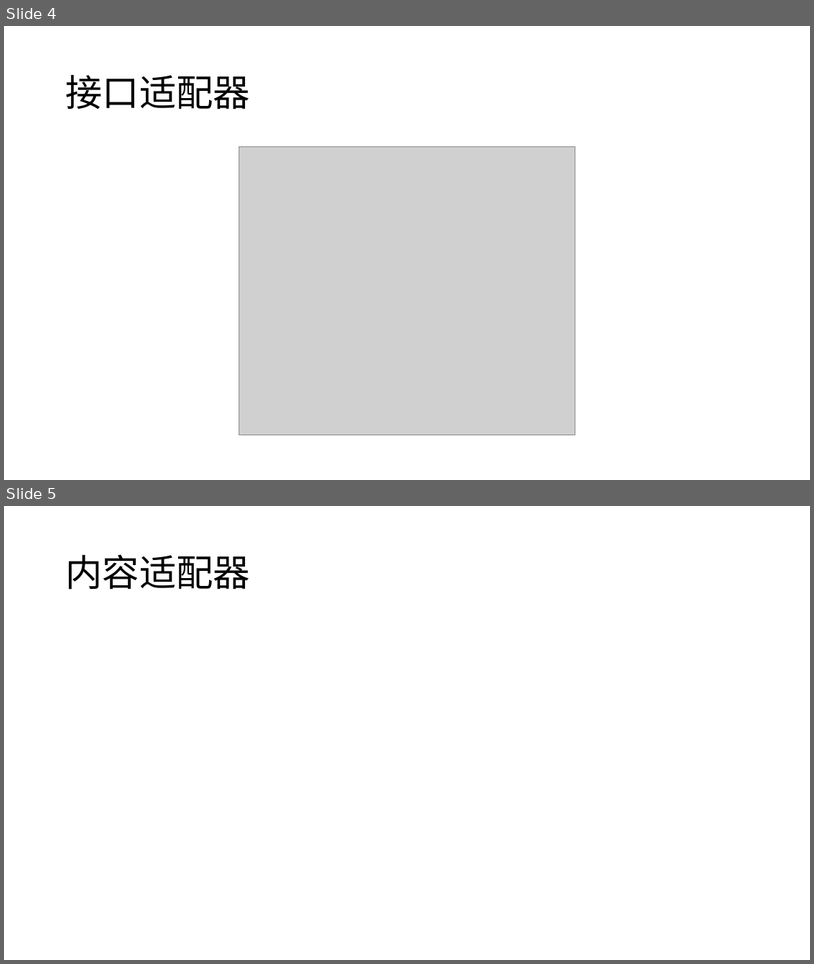
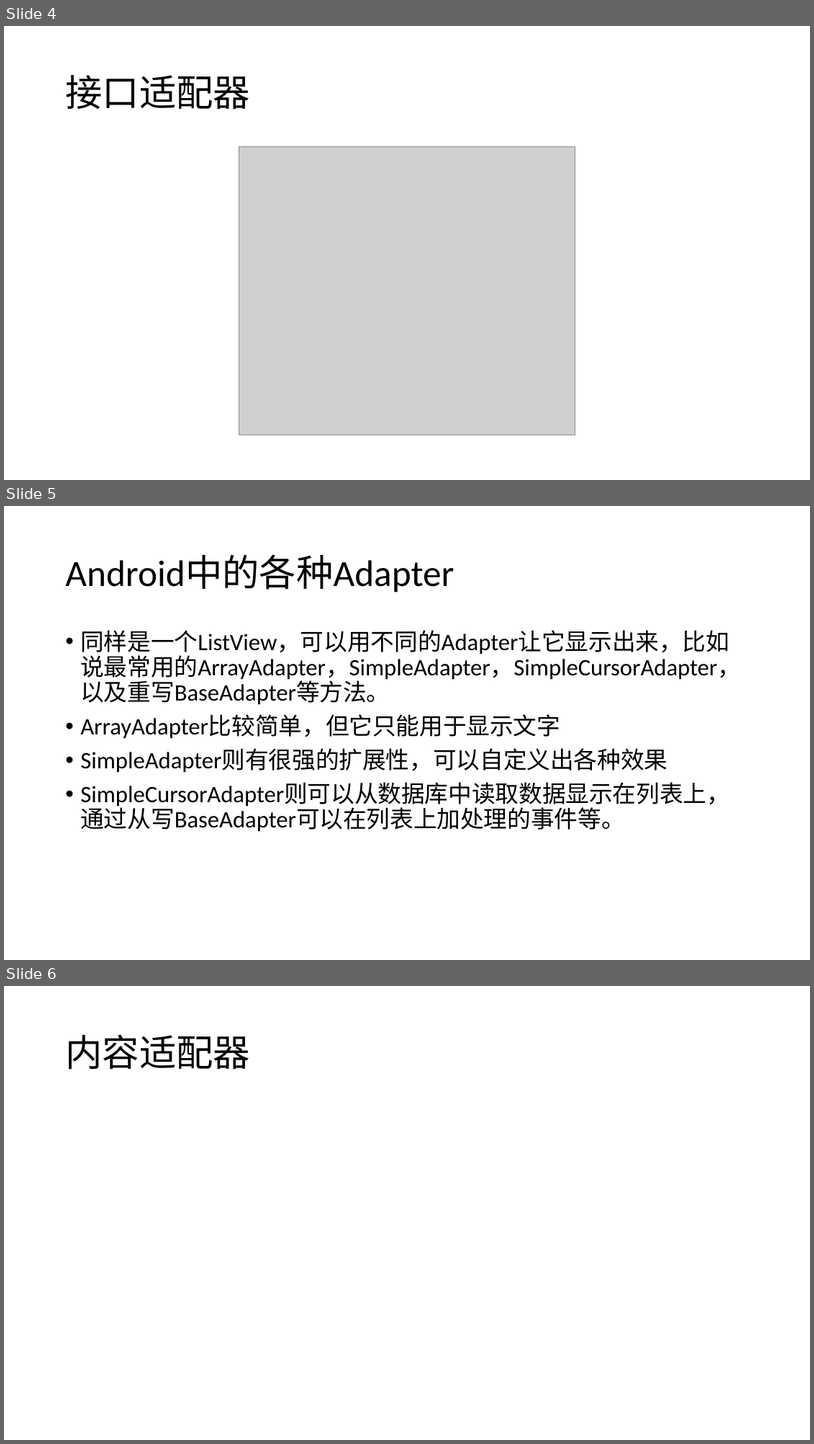
Before and after one commit to liangshanhero/sa, a slide deck: sa/文档/2019 软件体系结构（05）：适配器模式.pptx. Shown one above the other, each under a label of ours: slides 4 and 5 before the commit, slides 4, 5 and 6 after it. The pictures are 814x964 and 814x1444 pixels, drawn with LibreOffice and Linux fonts; fonts in the diff are those of the drawing; grey boxes stand for pictures. Boxes give left, top, right and bottom in pixels: in the first picture for what was removed or moved away, otherwise in the second. Text is boxed around its words. In the diff, an @@ line names an element or a change of style, - is before the commit and + after.

```diff
--- a/sa/文档/2019 软件体系结构（05）：适配器模式.pptx
+++ b/sa/文档/2019 软件体系结构（05）：适配器模式.pptx
@@ slide 5 added at (x1=4, y1=506, x2=810, y2=960), background #FFFFFF @@
@@ title added at (x1=65, y1=555, x2=454, y2=592), 44 pt, text #000000 @@
+Android中的各种Adapter
@@ text added at (x1=80, y1=630, x2=741, y2=831), 28 pt, text #000000 @@
+• 同样是一个ListView，可以用不同的Adapter让它显示出来，比如说最常用的ArrayAdapter，SimpleAdapter，SimpleCursorAdapter，以及重写BaseAdapter等方法。
+• ArrayAdapter比较简单，但它只能用于显示文字
+• SimpleAdapter则有很强的扩展性，可以自定义出各种效果
+• SimpleCursorAdapter则可以从数据库中读取数据显示在列表上，通过从写BaseAdapter可以在列表上加处理的事件等。
@@ what was slide 5 is now slide 6 @@
```
Also in this commit, not shown: 9 other files.
